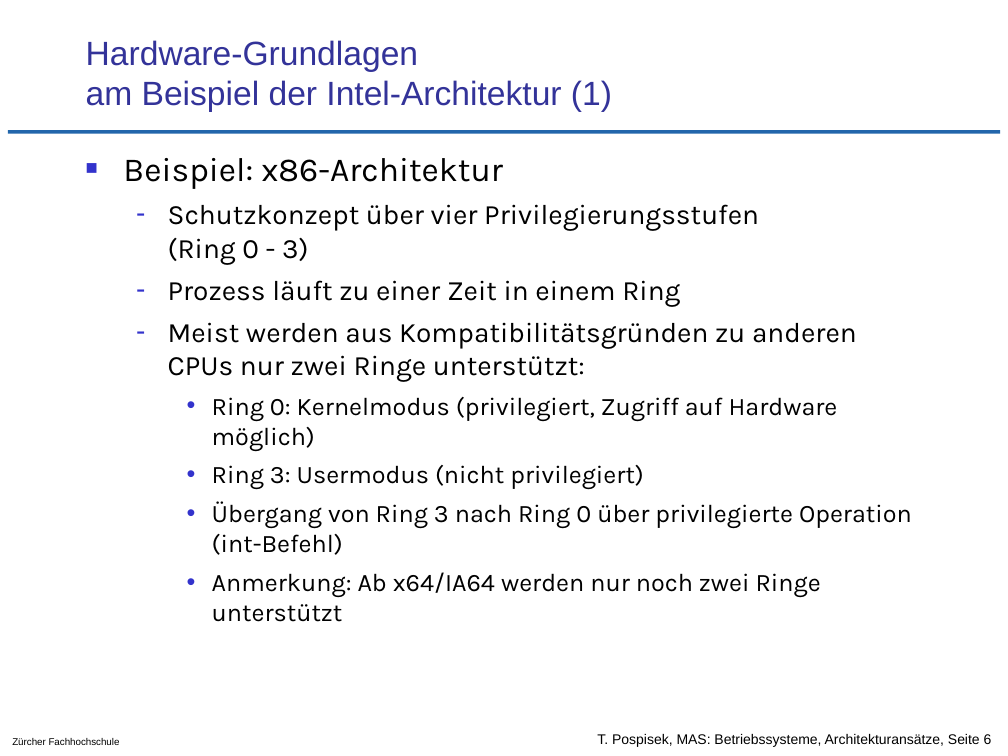
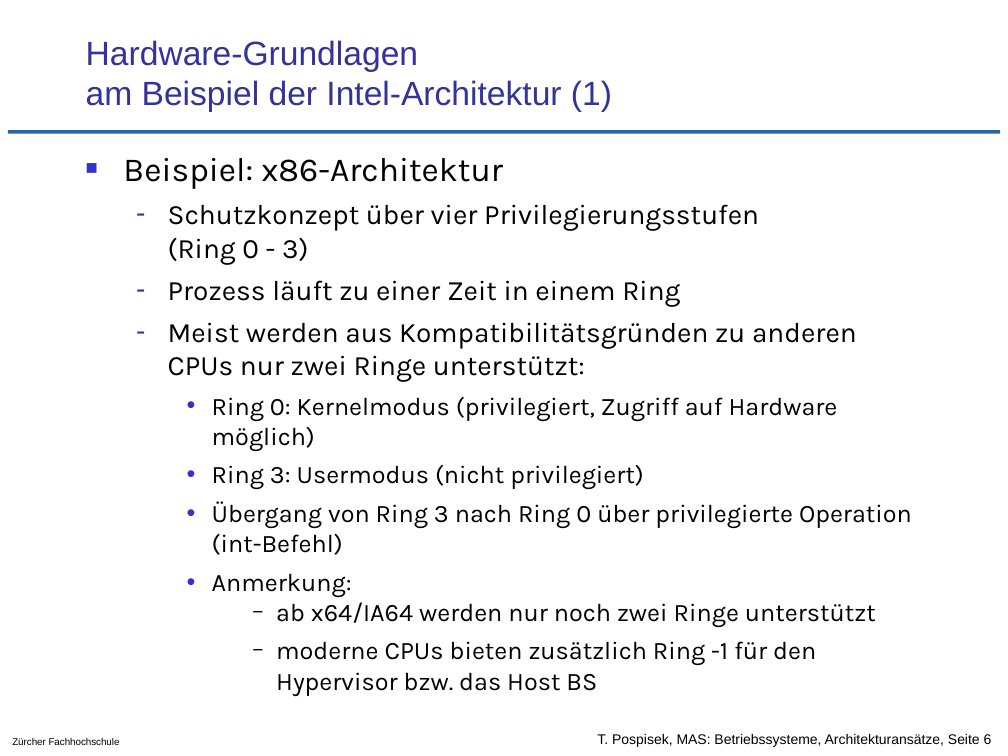
Before and after one commit to tpo/betriebssysteme, a slide deck: slide 6 of 02-2_Architekturansätze.odp. Drawn at 1008x756 pixels with LibreOffice and Linux fonts; fonts in the diff are those of the drawing; background and template pictures are left out. Boxes give left, top, right and bottom in pixels: in the first picture for what was removed or moved away, otherwise in the second. Text is boxed around its words. In the diff, an @@ line names an element or a change of style, - is before the commit and + after.

Commit message:
kleine Verbesserungen
- S. 6     - erwähnt das Hypervisormode Ring -1 ist
- S. 13    - "Service Request" in Diagram an lesbarere Stelle verschoben
- S. 14/15 - s/Weitere Libraries/Libraries/
- S. 17    - kleinere Fontsize, damit Text in Diagram passt
- S. 23    - EMF Diagram mit ODG ersetzt (hurra!)

```diff
--- a/02-2_Architekturansätze.odp
+++ b/02-2_Architekturansätze.odp
@@ text at (212,573,876,696): text changed @@
-    • Anmerkung: Ab x64/IA64 werden nur noch zwei Ringe unterstützt
+    • Anmerkung:
+      − ab x64/IA64 werden nur noch zwei Ringe unterstützt
+      − moderne CPUs bieten zusätzlich Ring -1 für den Hypervisor bzw. das Host BS
```
Also in this commit, not shown: 5 other slides changed.
